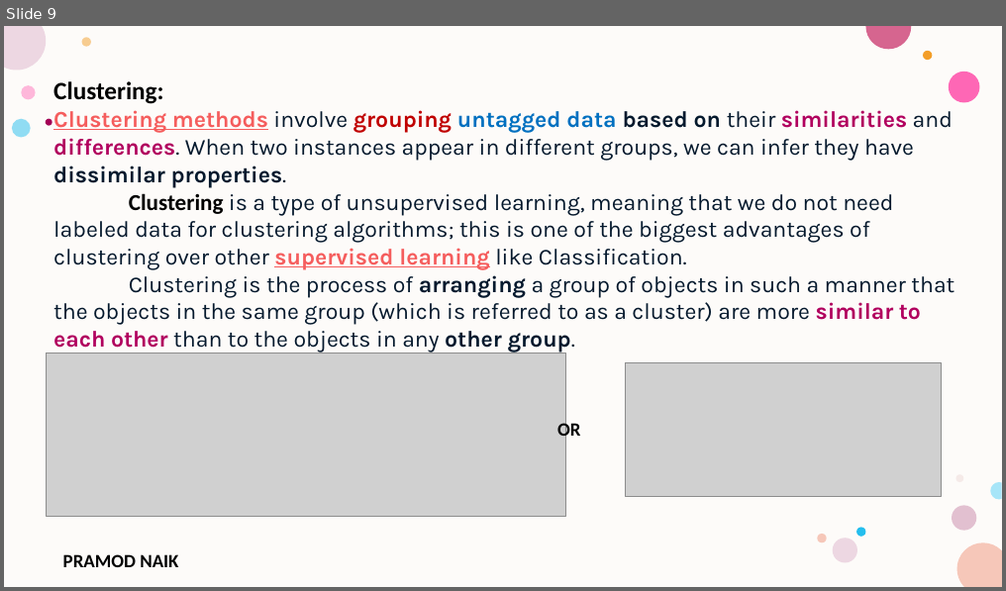
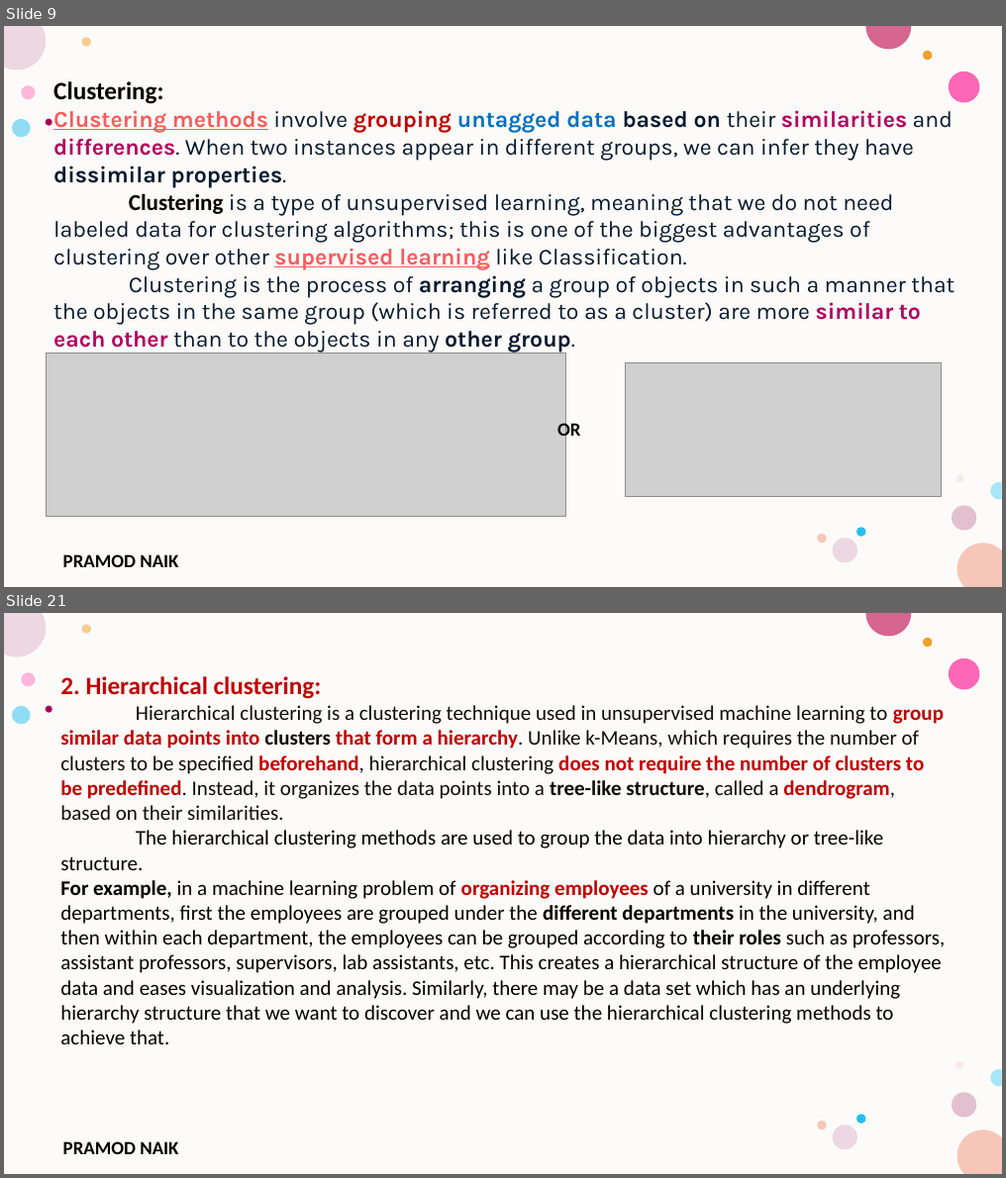
Before and after one commit to PRAMODNAIK-DEV/MCA-2nd-Sem-ML-Data-Analytics-Shridevi-College, a slide deck: Theory Class-Notes/Unit-3 Unsupervised Learning.pptx. Shown one above the other, each under a label of ours: slide 9 before the commit, slides 9 and 21 after it; the slides between them are not shown. The pictures are 1006x591 and 1006x1178 pixels, drawn with LibreOffice and Linux fonts; fonts in the diff are those of the drawing; grey boxes stand for pictures; background and template pictures are left out. Boxes give left, top, right and bottom in pixels: in the first picture for what was removed or moved away, otherwise in the second. Text is boxed around its words. In the diff, an @@ line names an element or a change of style, - is before the commit and + after.

Commit message:
Completed Hierarchical Clustering.

```diff
--- a/Theory Class-Notes/Unit-3 Unsupervised Learning.pptx
+++ b/Theory Class-Notes/Unit-3 Unsupervised Learning.pptx
@@ slide 21 added at bbox=[4, 613, 1002, 1174], background #FFFFFF; not listed: 17 template elements that a slide beside it also shows @@
@@ text added at bbox=[60, 676, 944, 1045], 20 pt, text #000000 @@
+2. Hierarchical clustering:
+Hierarchical clustering is a clustering technique used in unsupervised machine learning to group similar data points into clusters that form a hierarchy. Unlike k-Means, which requires the number of clusters to be specified beforehand, hierarchical clustering does not require the number of clusters to be predefined. Instead, it organizes the data points into a tree-like structure, called a dendrogram, based on their similarities.
+The hierarchical clustering methods are used to group the data into hierarchy or tree-like structure.
+For example, in a machine learning problem of organizing employees of a university in different departments, first the employees are grouped under the different departments in the university, and then within each department, the employees can be grouped according to their roles such as professors, assistant professors, supervisors, lab assistants, etc. This creates a hierarchical structure of the employee data and eases visualization and analysis. Similarly, there may be a data set which has an underlying hierarchy structure that we want to discover and we can use the hierarchical clustering methods to achieve that.
```
Also in this commit, not shown: 1 slide changed, 20 other slides added, 2 slides removed, 1 other file.
